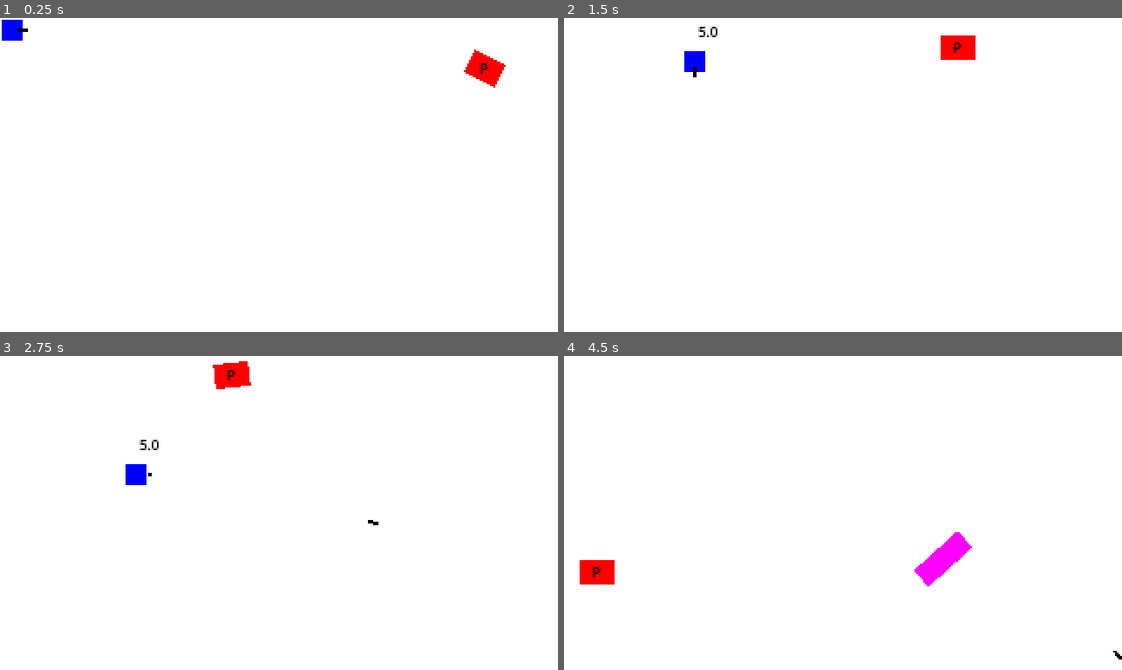
Above: before the commit, frames 1-4 (two rows, left to right).
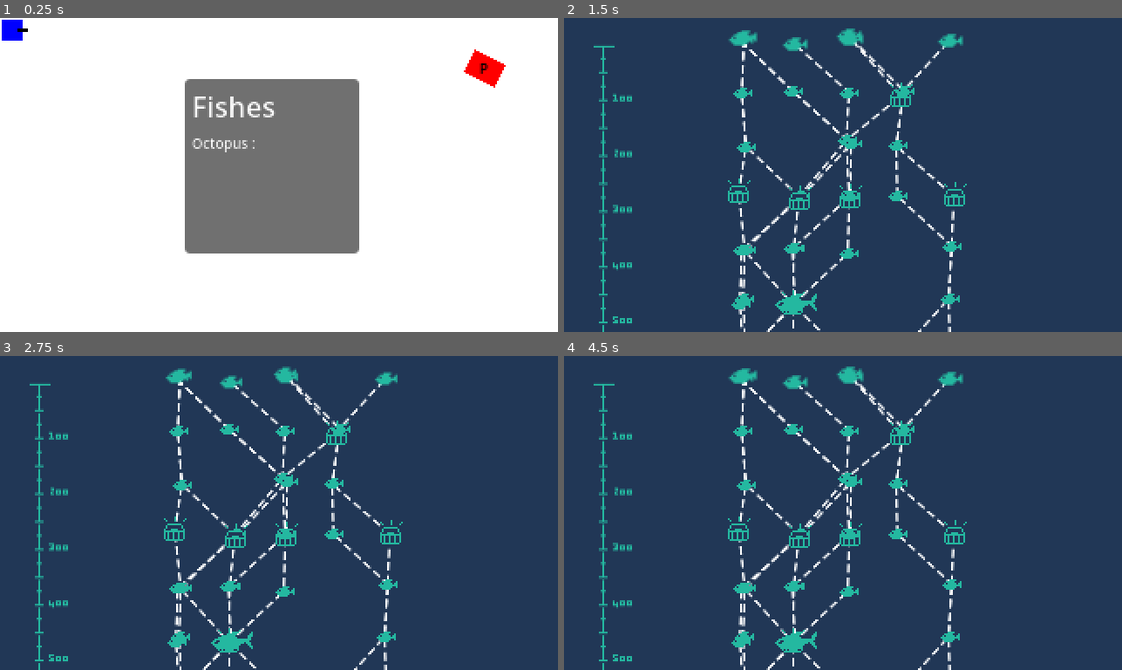
Above: after the commit, the same moments.

Repository: get-shwifty/LD57
Game: Godot game, scene res://Game/main_scene.tscn
Two runs of this game, one before a commit and one after it. Both use one fixed random seed, a clock stepped at 60 frames per second and the inputs below.
Inputs (mouse positions are in pixels of both pictures, inside the frame that each line leads up to):
- Up to frame 1 (0.25 s): no input
- Up to frame 2 (1.5 s): tap Enter (game_compose_word) at 0.5 s; move the mouse to (965, 159) at 0.52 s; hold D (move_right) 0.53-1.28 s; hold Mouse wheel down (scroll_down) 0.53-1.28 s; click (965, 159) at 0.67 s; tap Mouse wheel up (scroll_up) at 0.8, 1.35 s; move the mouse to (731, 190) at 1.27 s; hold S (move_down) from 1.28 s (still down); click (731, 190) at 1.42 s
- Up to frame 3 (2.75 s): tap Mouse wheel down (scroll_down) at 1.55 s; move the mouse to (334, 443) at 2.02 s; release S (move_down) at 2.03 s; hold D (move_right) from 2.03 s (still down); hold Mouse wheel up (scroll_up) from 2.03 s (still down); tap Space (fire) at 2.1 s; click (334, 443) at 2.17 s
- Up to frame 4 (4.5 s): move the mouse to (815, 575) at 2.77 s; release D (move_right) at 2.78 s; release Mouse wheel up (scroll_up) at 2.78 s; hold W (move_up) 2.78-3.53 s; click (815, 575) at 2.85 s; tap Mouse wheel down (scroll_down) at 3.05, 4.35 s; move the mouse to (1010, 560) at 3.52 s; hold Mouse wheel up (scroll_up) 3.53-4.28 s; hold A (move_left) from 3.53 s (still down); tap Enter (game_compose_word) at 3.6 s; click (1010, 560) at 3.67 s; move the mouse to (675, 465) at 4.27 s; click (675, 465) at 4.42 s

The runs differ from the first frame. In frame 1, 17% of the frame differs, in the area x 33-65%, y 19-75%; in frame 2, 99%; in frame 3, 99%; in frame 4, 99%, in the area x 0-100%, y 0-100%.

Commit message:
wip before tests

Diff:
--- a/gd_project/GUI/Map.tscn
+++ b/gd_project/GUI/Map.tscn
@@ -16,7 +16,7 @@
 unique_name_in_owner = true
 
 [node name="Camera2D" type="Camera2D" parent="."]
-position = Vector2(161, 89)
+position = Vector2(160, 90)
 
 [node name="MapGenerator" type="Node" parent="."]
 script = ExtResource("1_ktjkf")
@@ -30,9 +30,9 @@
 anchor_top = -1.783
 anchor_right = 0.661
 offset_left = 0.96
-offset_top = 269.94
+offset_top = 320.94
 offset_right = 159.48
-offset_bottom = 309.0
+offset_bottom = 360.0
 grow_horizontal = 2
 grow_vertical = 2
 scale = Vector2(0.862527, 0.994627)
--- a/gd_project/GUI/MapRoom.tscn
+++ b/gd_project/GUI/MapRoom.tscn
@@ -1,46 +1,50 @@
-[gd_scene load_steps=13 format=3 uid="uid://x8ulty73bcdl"]
+[gd_scene load_steps=14 format=3 uid="uid://x8ulty73bcdl"]
 
 [ext_resource type="Script" uid="uid://c0kmlmewb3vxa" path="res://GUI/map_room.gd" id="1_wiavm"]
 [ext_resource type="Texture2D" uid="uid://e5xemx6k5mkj" path="res://GUI/icons.png" id="2_wiavm"]
 
-[sub_resource type="AtlasTexture" id="AtlasTexture_hh5km"]
+[sub_resource type="AtlasTexture" id="AtlasTexture_wiavm"]
 atlas = ExtResource("2_wiavm")
-region = Rect2(20, 0, 20, 20)
+region = Rect2(0, 0, 24, 24)
 
-[sub_resource type="AtlasTexture" id="AtlasTexture_wj0d6"]
+[sub_resource type="AtlasTexture" id="AtlasTexture_0i3lx"]
 atlas = ExtResource("2_wiavm")
-region = Rect2(40, 0, 20, 20)
+region = Rect2(24, 0, 24, 24)
 
-[sub_resource type="AtlasTexture" id="AtlasTexture_ye35i"]
+[sub_resource type="AtlasTexture" id="AtlasTexture_qian6"]
 atlas = ExtResource("2_wiavm")
-region = Rect2(0, 20, 20, 20)
+region = Rect2(48, 0, 24, 24)
 
-[sub_resource type="AtlasTexture" id="AtlasTexture_qqogc"]
+[sub_resource type="AtlasTexture" id="AtlasTexture_nle43"]
 atlas = ExtResource("2_wiavm")
-region = Rect2(0, 0, 20, 20)
+region = Rect2(0, 24, 24, 24)
+
+[sub_resource type="AtlasTexture" id="AtlasTexture_bvhms"]
+atlas = ExtResource("2_wiavm")
+region = Rect2(24, 24, 24, 24)
 
 [sub_resource type="SpriteFrames" id="SpriteFrames_qian6"]
 animations = [{
 "frames": [{
 "duration": 1.0,
-"texture": SubResource("AtlasTexture_hh5km")
+"texture": SubResource("AtlasTexture_wiavm")
 }, {
 "duration": 1.0,
-"texture": SubResource("AtlasTexture_wj0d6")
+"texture": SubResource("AtlasTexture_0i3lx")
 }, {
 "duration": 1.0,
-"texture": SubResource("AtlasTexture_ye35i")
+"texture": SubResource("AtlasTexture_qian6")
 }, {
 "duration": 1.0,
-"texture": SubResource("AtlasTexture_qqogc")
+"texture": SubResource("AtlasTexture_nle43")
+}, {
+"duration": 1.0,
+"texture": SubResource("AtlasTexture_bvhms")
 }],
 "loop": true,
 "name": &"default",
 "speed": 5.0
 }]
-
-[sub_resource type="CircleShape2D" id="CircleShape2D_vw6kk"]
-radius = 16.0
 
 [sub_resource type="Animation" id="Animation_vw6kk"]
 length = 0.001
@@ -122,7 +126,11 @@
 &"select": SubResource("Animation_tu1x4")
 }
 
+[sub_resource type="CircleShape2D" id="CircleShape2D_vw6kk"]
+radius = 16.0
+
 [node name="MapRoom" type="Area2D"]
+position = Vector2(160, 80)
 collision_layer = 8
 collision_mask = 0
 script = ExtResource("1_wiavm")
@@ -140,14 +148,27 @@
 [node name="AnimatedSprite2D" type="AnimatedSprite2D" parent="RoomVisuals"]
 sprite_frames = SubResource("SpriteFrames_qian6")
 
-[node name="CollisionShape2D" type="CollisionShape2D" parent="."]
-light_mask = 8
-visibility_layer = 8
-shape = SubResource("CircleShape2D_vw6kk")
-
 [node name="AnimationPlayer" type="AnimationPlayer" parent="."]
 libraries = {
 &"": SubResource("AnimationLibrary_au1ei")
 }
 
+[node name="CollisionShape2D" type="CollisionShape2D" parent="."]
+scale = Vector2(0.52, 0.480002)
+shape = SubResource("CircleShape2D_vw6kk")
+
+[node name="Control" type="Control" parent="."]
+show_behind_parent = true
+layout_mode = 3
+anchors_preset = 0
+offset_left = -8.0
+offset_top = -8.0
+offset_right = 11.0
+offset_bottom = 12.0
+scale = Vector2(0.825358, 0.801099)
+mouse_filter = 1
+metadata/_edit_use_anchors_ = true
+
 [connection signal="input_event" from="." to="." method="_on_input_event"]
+[connection signal="mouse_entered" from="Control" to="." method="_on_control_mouse_entered"]
+[connection signal="mouse_exited" from="Control" to="." method="_on_control_mouse_exited"]
--- /dev/null
+++ b/gd_project/GUI/Popups.tscn
@@ -0,0 +1,34 @@
+[gd_scene load_steps=2 format=3 uid="uid://dbvdvg4wp7qn3"]
+
+[ext_resource type="Script" uid="uid://bve4lcd4m5dsb" path="res://GUI/popups.gd" id="1_wp2it"]
+
+[node name="Popup" type="Control"]
+layout_mode = 3
+anchors_preset = 0
+offset_right = 40.0
+offset_bottom = 40.0
+size_flags_horizontal = 4
+size_flags_vertical = 4
+script = ExtResource("1_wp2it")
+
+[node name="UI" type="CanvasLayer" parent="."]
+
+[node name="ItemPopup" type="PopupPanel" parent="UI"]
+unique_name_in_owner = true
+position = Vector2i(106, 35)
+visible = true
+
+[node name="VBoxContainer" type="VBoxContainer" parent="UI/ItemPopup"]
+offset_left = 4.0
+offset_top = 4.0
+offset_right = 96.0
+offset_bottom = 96.0
+
+[node name="Label" type="Label" parent="UI/ItemPopup/VBoxContainer"]
+layout_mode = 2
+text = "Fishes"
+
+[node name="Label2" type="Label" parent="UI/ItemPopup/VBoxContainer"]
+layout_mode = 2
+theme_override_font_sizes/font_size = 8
+text = "Octopus :"
--- a/gd_project/GUI/icon.svg
+++ /dev/null
@@ -1 +0,0 @@
-<svg xmlns="http://www.w3.org/2000/svg" width="128" height="128"><rect width="124" height="124" x="2" y="2" fill="#363d52" stroke="#212532" stroke-width="4" rx="14"/><g fill="#fff" transform="translate(12.322 12.322)scale(.101)"><path d="M105 673v33q407 354 814 0v-33z"/><path fill="#478cbf" d="m105 673 152 14q12 1 15 14l4 67 132 10 8-61q2-11 15-15h162q13 4 15 15l8 61 132-10 4-67q3-13 15-14l152-14V427q30-39 56-81-35-59-83-108-43 20-82 47-40-37-88-64 7-51 8-102-59-28-123-42-26 43-46 89-49-7-98 0-20-46-46-89-64 14-123 42 1 51 8 102-48 27-88 64-39-27-82-47-48 49-83 108 26 42 56 81zm0 33v39c0 276 813 276 814 0v-39l-134 12-5 69q-2 10-14 13l-162 11q-12 0-16-11l-10-65H446l-10 65q-4 11-16 11l-162-11q-12-3-14-13l-5-69z"/><path d="M483 600c0 34 58 34 58 0v-86c0-34-58-34-58 0z"/><circle cx="725" cy="526" r="90"/><circle cx="299" cy="526" r="90"/></g><g fill="#414042" transform="translate(12.322 12.322)scale(.101)"><circle cx="307" cy="532" r="60"/><circle cx="717" cy="532" r="60"/></g></svg>
--- a/gd_project/GUI/map.gd
+++ b/gd_project/GUI/map.gd
@@ -21,20 +21,20 @@
 func _ready() -> void:
 	camera_edge_y = MapGenerator.Y_DIST * (MapGenerator.FLOORS - 1)
 
-	#generate_new_map()
-	#unlock_floor(0) # Permet d'activer le premier étage en entier
+	generate_new_map()
+	unlock_floor(0) # Permet d'activer le premier étage en entier
 
 ## Surcharge de la fonction input pour permettre le scroll vertical
-func _input(event: InputEvent) -> void:
-	if event.is_action_pressed("scroll_up"):
-		print("SCROLL")
-		print(camera_2d.position.y)
-		camera_2d.position.y -= SCROLL_SPEED
-		print(camera_2d.position.y)
-	if event.is_action_pressed("scroll_down"):
-		camera_2d.position.y += SCROLL_SPEED
-
-	camera_2d.position.y = clamp(camera_2d.position.y, 0, camera_edge_y) # Permet de ne pas scroller à l'infini
+#func _input(event: InputEvent) -> void:
+	#if event.is_action_pressed("scroll_up"):
+		#print("SCROLL")
+		#print(camera_2d.position.y)
+		#camera_2d.position.y -= SCROLL_SPEED
+		#print(camera_2d.position.y)
+	#if event.is_action_pressed("scroll_down"):
+		#camera_2d.position.y += SCROLL_SPEED
+	#
+	#camera_2d.position.y = clamp(camera_2d.position.y, 0, camera_edge_y) # Permet de ne pas scroller à l'infini
 
 func generate_new_map() -> void:
 	floors_climbed = 0
--- a/gd_project/GUI/map_room.gd
+++ b/gd_project/GUI/map_room.gd
@@ -6,10 +6,10 @@
 const SCALE := Vector2(1, 1)
 const ICONS := {
 	Room.Type.NOT_ASSIGNED: [null, Vector2.ONE],
-	Room.Type.CLASSIC: [3, SCALE],
-	Room.Type.MINI_BOSS: [1, SCALE],
-	Room.Type.BOSS: [1, SCALE],
-	Room.Type.SHOP: [0, SCALE],
+	Room.Type.CLASSIC: [0, SCALE],
+	Room.Type.MINI_BOSS: [4, SCALE],
+	Room.Type.BOSS: [2, SCALE],
+	Room.Type.SHOP: [1, SCALE],
 }
 
 @onready var icon: AnimatedSprite2D = $RoomVisuals/AnimatedSprite2D
@@ -47,3 +47,10 @@
 
 func _on_map_room_selected() -> void:
 	selected.emit(room)
+
+
+func _on_control_mouse_entered() -> void:
+	Popups.ItemPopup(null, null)
+
+func _on_control_mouse_exited() -> void:
+	Popups.HideItemPopup()
--- /dev/null
+++ b/gd_project/GUI/popups.gd
@@ -0,0 +1,7 @@
+extends Control
+
+func ItemPopup(slot, item):
+	%ItemPopup.popup()
+
+func HideItemPopup():
+	%ItemPopup.hide()
--- a/gd_project/Game/Characters/player.gd
+++ b/gd_project/Game/Characters/player.gd
@@ -1,7 +1,7 @@
 extends Node2D
 
 @export var MOVE_SPEED : float = 500
-@export var START_OXYGEN : float = 1
+@export var START_OXYGEN : float = 0.1
 @export var OXYGEN_CONSUMPTION_RATE : float = 1
 
 signal on_oxygen_depleted;
--- a/gd_project/Game/Characters2/oxygen.gd
+++ b/gd_project/Game/Characters2/oxygen.gd
@@ -3,8 +3,8 @@
 
 signal on_oxygen_depleted
 
-@export var START_OXYGEN: float = 5.1
-@export var OXYGEN_CONSUMPTION_RATE: float = 1.0 / 60.0
+@export var START_OXYGEN: float = 0.1
+@export var OXYGEN_CONSUMPTION_RATE: float = 1.0
 
 var current_oxygen: float
 var lost_all_oxygen: bool
--- a/gd_project/Game/main_scene.gd
+++ b/gd_project/Game/main_scene.gd
@@ -25,13 +25,11 @@
 	print("classic game setup")
 	map_menu = MENU_LEVEL_SELECTION.instantiate()
 	menu_container.add_child(map_menu)
-
 	# code à lancer après avoir cliqué sur le bouton "PLAY"
 	map_menu.generate_new_map()
 	map_menu.unlock_floor(0)
+	map_menu.map_exited.connect(_on_map_exited)
 	map_menu.hide_map()
-	#connect signalsto setup_new_level
-	map_menu.map_exited.connect(_on_map_exited)
 
 func on_level_finished():
 	print("main game detected level finished")
@@ -51,6 +49,7 @@
 	add_child(current_level)
 
 func _on_map_exited(room: Room) -> void:
+	print(map_menu.camera_2d.position)
 	map_menu.hide_map()
 	map_menu.unlock_next_rooms()
 	match room.type:
--- a/gd_project/project.godot
+++ b/gd_project/project.godot
@@ -13,6 +13,10 @@
 config/name="LD57"
 run/main_scene="uid://dak56fxyyyt85"
 config/features=PackedStringArray("4.4", "GL Compatibility")
+
+[autoload]
+
+Popups="*res://GUI/Popups.tscn"
 
 [display]
 
Not shown, removed: gd_project/GUI/icon.svg.import
Binary file removed: gd_project/GUI/icon_boss.jpg
Not shown, removed: gd_project/GUI/icon_boss.jpg.import
Binary file removed: gd_project/GUI/icon_mini_boss.jpg
Not shown, removed: gd_project/GUI/icon_mini_boss.jpg.import
Binary file removed: gd_project/GUI/icon_shop.jpg
Not shown, removed: gd_project/GUI/icon_shop.jpg.import
Binary file changed: gd_project/GUI/icons.png
Binary file changed: gd_project/GUI/map.png
Not shown, added: gd_project/GUI/popups.gd.uid
Not shown, removed: gd_project/icon.svg.import
